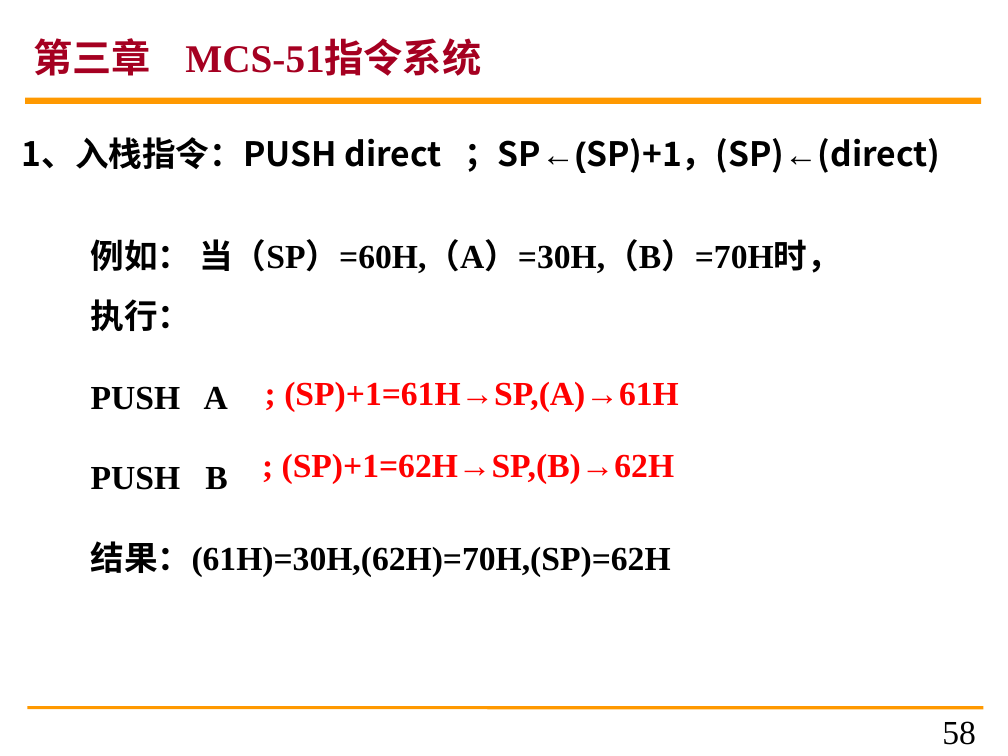
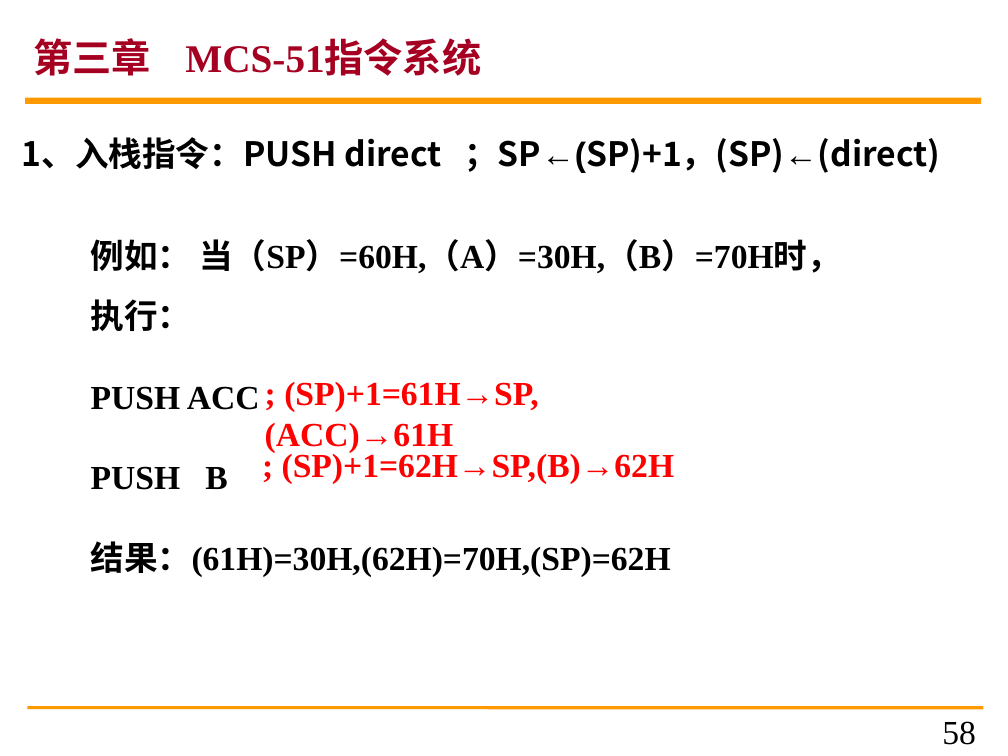
Before and after one commit to caizi333333/Educog-micro2026, a slide deck: slide 58 of public/resources/course/courseware/u3/ch3-v4.pptx. Drawn at 1008x756 pixels with LibreOffice and Linux fonts; fonts in the diff are those of the drawing. Boxes give left, top, right and bottom in pixels: in the first picture for what was removed or moved away, otherwise in the second. Text is boxed around its words. In the diff, an @@ line names an element or a change of style, - is before the commit and + after.

```diff
--- a/public/resources/course/courseware/u3/ch3-v4.pptx
+++ b/public/resources/course/courseware/u3/ch3-v4.pptx
@@ text at (91,386,260,410): text changed @@
-PUSH A
+PUSH ACC
@@ text at (265,382,539,452): text changed @@
-; (SP)+1=61H→SP,(A)→61H
+; (SP)+1=61H→SP,(ACC)→61H
```
Also in this commit, not shown: 15 other slides changed, 11 other files.
